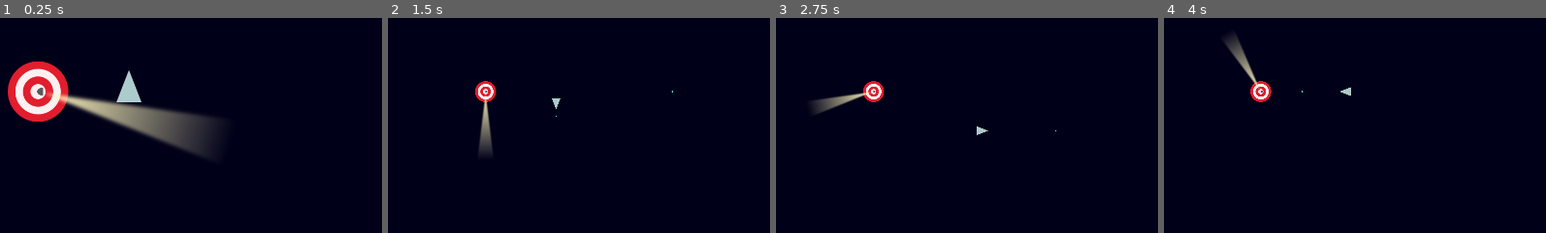
Above: before the commit, frames 1-4 (left to right).
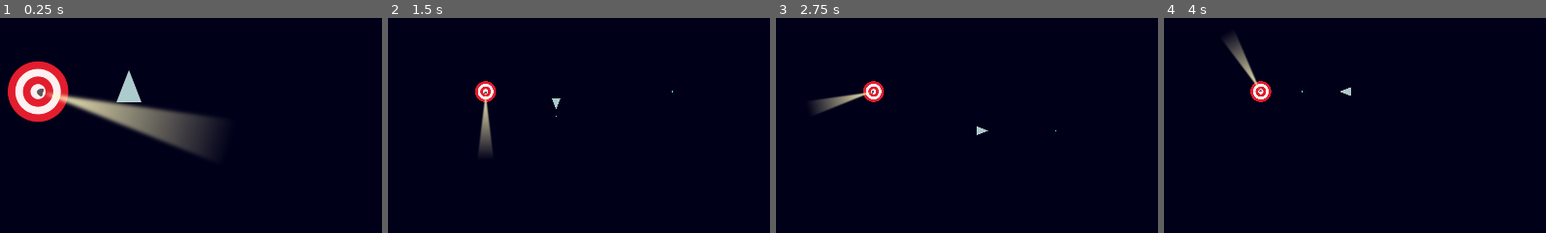
Above: after the commit, the same moments.

Repository: lmbarros/LD46-TheLighthouseAtTheEndOfTheUniverse
Game: Godot game, scene res://screens/PlayfieldScreen.tscn
Two runs of this game, one before a commit and one after it. Both use one fixed random seed, a clock stepped at 60 frames per second and the inputs below.
Inputs:
- Up to frame 1 (0.25 s): no input
- Up to frame 2 (1.5 s): tap Enter at 0.5 s; hold Right (moveRight) 0.53-1.28 s; tap Ctrl (fire) at 0.6, 1.35 s; hold Down (moveDown) from 1.28 s (still down)
- Up to frame 3 (2.75 s): release Down (moveDown) at 2.03 s; hold Right (moveRight) from 2.03 s (still down); tap Ctrl (fire) at 2.1 s
- Up to frame 4 (4 s): release Right (moveRight) at 2.78 s; hold Up (moveUp) 2.78-3.53 s; tap Ctrl (fire) at 2.85, 3.6 s; hold Left (moveLeft) from 3.53 s (still down)
The pictures show only the part of the screen within x 34-84%, y 33-83%; the shares and areas given below are measured in that part.

The runs differ from the first frame. In frame 1, less than 0.1% of the frame differs, in the area x 2-17%, y 19-49%; in frame 2, less than 0.1%; in frame 3, less than 0.1%; in frame 4, less than 0.1%.

Commit message:
Make the whole lighthouse spin
Not just the light beam, which was silly 😄

Diff:
--- a/src/characters/Lighthouse.tscn
+++ b/src/characters/Lighthouse.tscn
@@ -12,7 +12,7 @@
 length = 6.0
 loop = true
 tracks/0/type = "value"
-tracks/0/path = NodePath("LightSprite:rotation_degrees")
+tracks/0/path = NodePath(".:rotation_degrees")
 tracks/0/interp = 1
 tracks/0/loop_wrap = true
 tracks/0/imported = false
@@ -27,6 +27,7 @@
 [node name="Lighthouse" type="StaticBody2D" groups=[
 "lighthouse",
 ]]
+rotation = 6.28319
 collision_mask = 62
 script = ExtResource( 3 )
 
@@ -38,6 +39,7 @@
 
 [node name="LightSprite" type="Sprite" parent="."]
 self_modulate = Color( 1, 0.968627, 0.74902, 1 )
+rotation = 6.28319
 texture = ExtResource( 2 )
 offset = Vector2( 205, 0 )
 
